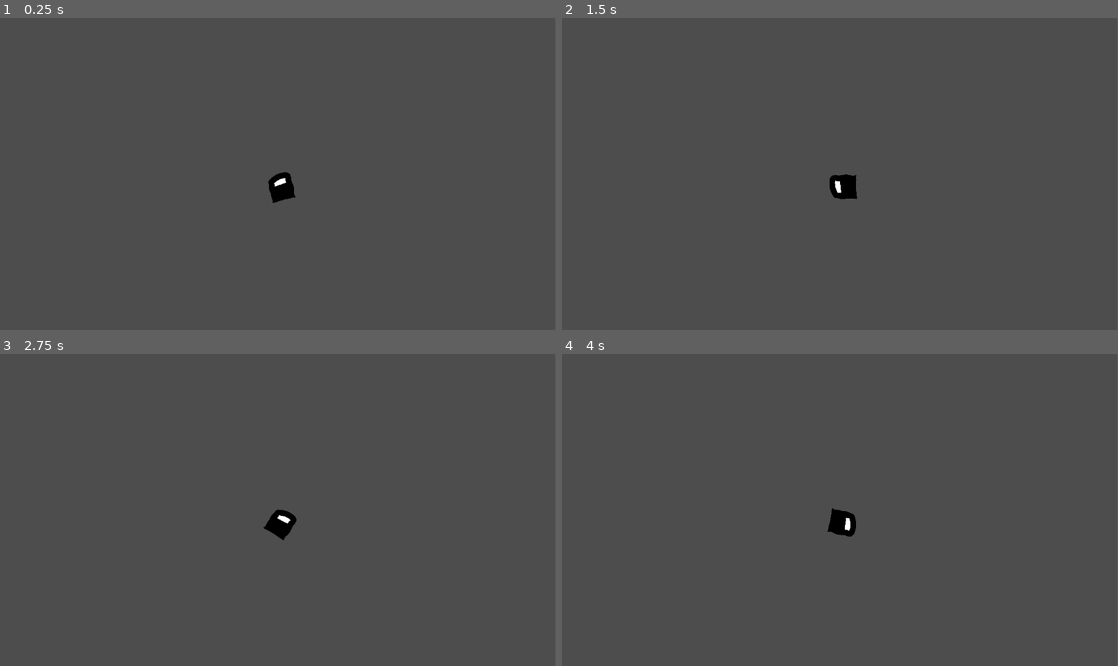
Above: before the commit, frames 1-4 (two rows, left to right).
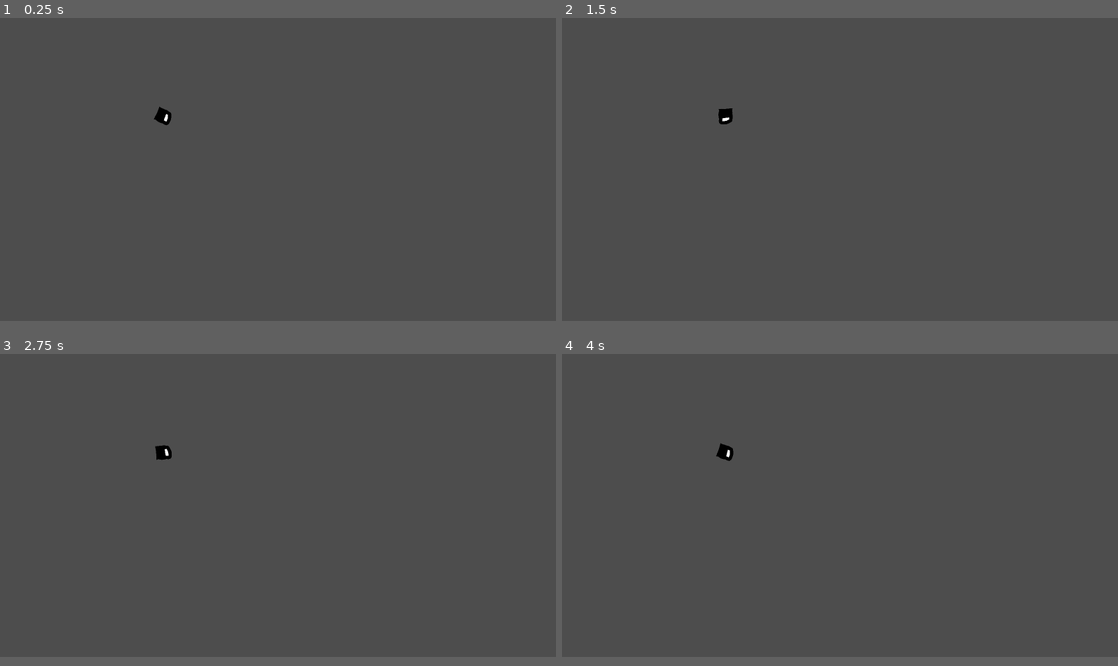
Above: after the commit, the same moments.

Repository: CarrascosaArnaud/jamegam39
Game: Godot game, scene res://scenes/world.tscn
The game is run twice, just before and just after one commit, with the same random seed, the same clock (stepped at 60 frames per second) and the same inputs.
Inputs (mouse positions are in pixels of both pictures, inside the frame that each line leads up to):
- Up to frame 1 (0.25 s): no input
- Up to frame 2 (1.5 s): tap Enter at 0.5 s; move the mouse to (962, 158) at 0.52 s; tap Space at 1.25 s; move the mouse to (728, 189) at 1.27 s
- Up to frame 3 (2.75 s): tap Enter at 2 s; move the mouse to (333, 441) at 2.02 s
- Up to frame 4 (4 s): tap Space at 2.75 s; move the mouse to (812, 572) at 2.77 s; tap Enter at 3.5 s; move the mouse to (1006, 556) at 3.52 s
In our replay, the window is 799x449 before the commit and 800x436 after it. These sizes can differ from the game's own. Grey fills any space a smaller window leaves; there, only what the larger window draws over its background counts as a difference.

The runs differ from the first frame. In frame 1, 0.5% of the frame differs, in the area x 27-54%, y 28-60%; in frame 2, 0.5%; in frame 3, 0.5%; in frame 4, 0.5%, in the area x 27-53%, y 28-59%.

Commit message:
Prevent player to get outside of the screen and block screen size to Full HD even if is on FullScreen

Diff:
--- a/project.godot
+++ b/project.godot
@@ -14,6 +14,12 @@
 run/main_scene="res://scenes/world.tscn"
 config/features=PackedStringArray("4.3", "Forward Plus")
 config/icon="res://assets/icon.svg"
+
+[display]
+
+window/size/viewport_width=1980
+window/size/viewport_height=1080
+window/stretch/mode="viewport"
 
 [input]
 
--- a/scenes/player.tscn
+++ b/scenes/player.tscn
@@ -8,6 +8,11 @@
 script/source = "extends CharacterBody2D
 
 const SPEED = 3000.0
+
+var screen_size
+
+func _ready():
+	screen_size = get_viewport_rect().size
 
 func _physics_process(delta: float) -> void:
 
@@ -21,6 +26,7 @@
 		velocity.x = move_toward(velocity.x, 0, SPEED)
 		velocity.y = move_toward(velocity.y, 0, SPEED)
 
+
 	move_and_slide()
 
 	if Input.is_action_just_pressed(\"Action\"):
@@ -32,6 +38,9 @@
 
 	if Input.is_action_just_pressed(\"Attack\"):
 		pass
+
+	position.x = clamp(position.x, 0, screen_size.x)
+	position.y = clamp(position.y, 0, screen_size.y)
 "
 
 [sub_resource type="CircleShape2D" id="CircleShape2D_k7snd"]
